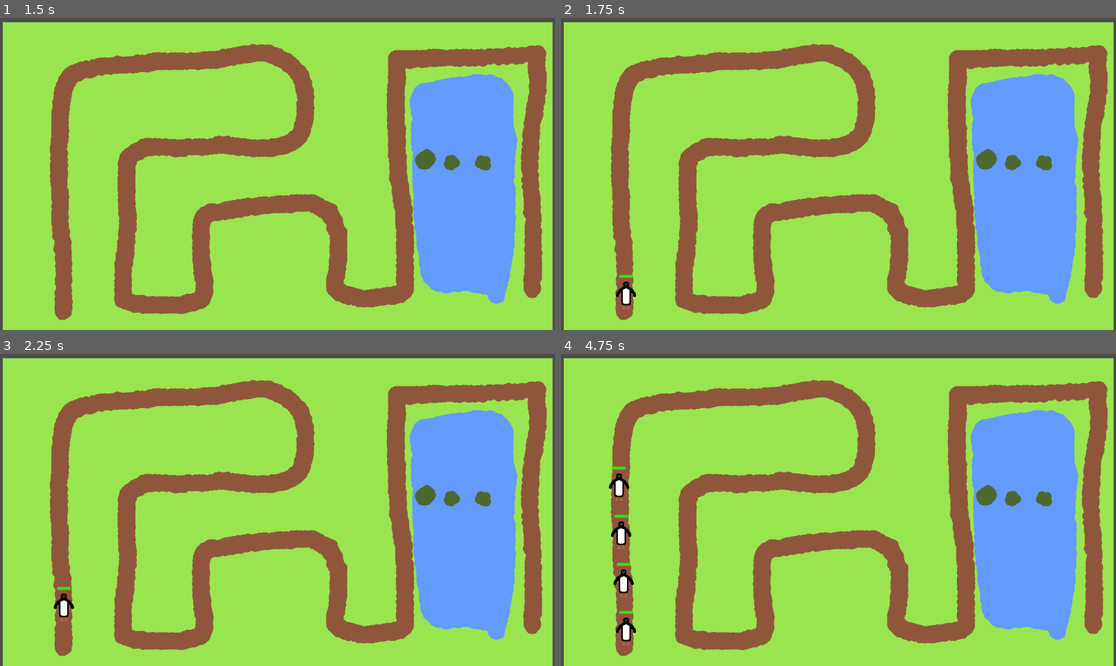
Above: before the commit, frames 1-4 (two rows, left to right).
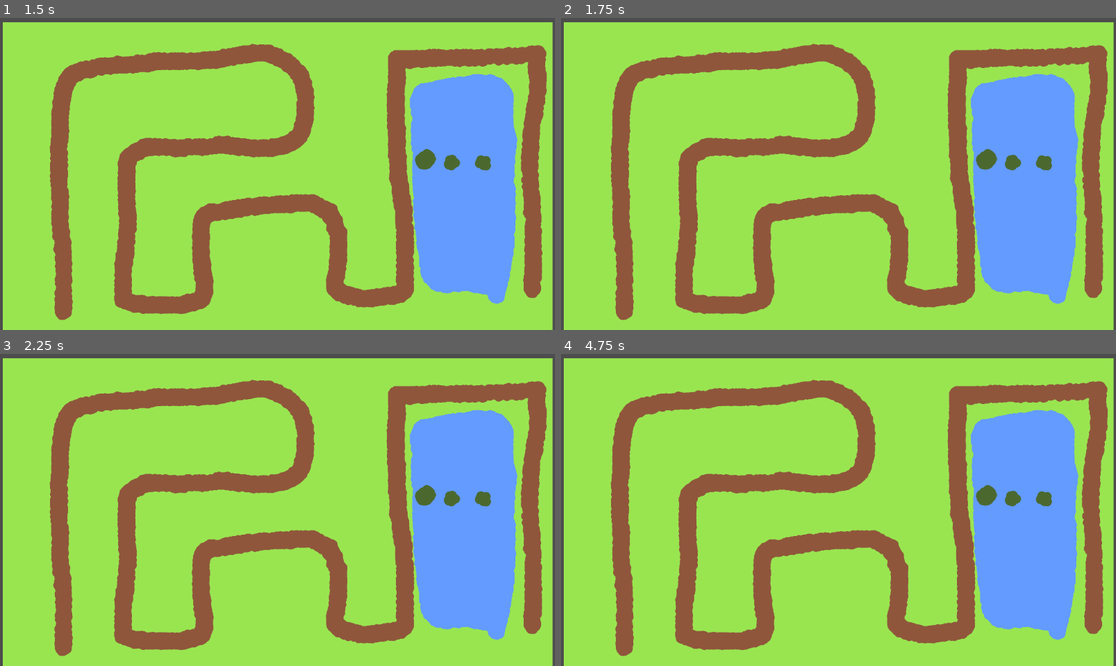
Above: after the commit, the same moments.

Repository: CrimsonCloak/pedwin
Game: Godot game, scene res://Scenes/demogame.tscn
The game is run twice, just before and just after one commit, with the same random seed, the same clock (stepped at 60 frames per second) and the same inputs.
Inputs (mouse positions are in pixels of both pictures, inside the frame that each line leads up to):
- Up to frame 1 (1.5 s): click "Start Pedwinvasion" at 0.5 s; tap Enter at 1.25 s; move the mouse to (399, 158) at 1.27 s; click (399, 158) at 1.42 s
- Up to frame 2 (1.75 s): no input
- Up to frame 3 (2.25 s): move the mouse to (166, 525) at 2.02 s; click (166, 525) at 2.17 s
- Up to frame 4 (4.75 s): move the mouse to (894, 441) at 2.77 s; click (894, 441) at 2.92 s; move the mouse to (810, 572) at 3.52 s; click (810, 572) at 3.67 s; move the mouse to (1005, 556) at 4.27 s; click (1005, 556) at 4.42 s

Frame 1 is identical in both runs. In frame 2, 0.2% of the frame differs, in the area x 9-14%, y 82-94%; in frame 3, 0.2%; in frame 4, 0.8%, in the area x 8-14%, y 36-94%.

Commit message:
Added primitive working healthbar to pedwins

Diff:
--- a/Scenes/demogame.tscn
+++ b/Scenes/demogame.tscn
@@ -1,7 +1,7 @@
 [gd_scene format=3 uid="uid://bhnqp8see2fnr"]
 
-[ext_resource type="Texture2D" uid="uid://cd1km3f1i5gd" path="res://Assets/Background.png" id="1_qxrlw"]
-[ext_resource type="Script" uid="uid://cur77xedsl4gn" path="res://Scripts/game.gd" id="1_wrm1d"]
+[ext_resource type="Script" uid="uid://cur77xedsl4gn" path="res://Scripts/game.gd" id="1_u22c3"]
+[ext_resource type="Texture2D" uid="uid://cd1km3f1i5gd" path="res://Assets/Background.png" id="2_8vyj5"]
 
 [sub_resource type="Curve2D" id="Curve2D_qxrlw"]
 _data = {
@@ -10,17 +10,18 @@
 point_count = 26
 
 [node name="Game" type="Node2D" unique_id=1903733899]
-script = ExtResource("1_wrm1d")
+script = ExtResource("1_u22c3")
 
 [node name="Background" type="Sprite2D" parent="." unique_id=1396405459]
 position = Vector2(576.6667, 330)
 scale = Vector2(0.59444445, 0.59444445)
-texture = ExtResource("1_qxrlw")
+texture = ExtResource("2_8vyj5")
 
 [node name="Path2D" type="Path2D" parent="." unique_id=1841170749]
 curve = SubResource("Curve2D_qxrlw")
 
 [node name="SpawnTimer" type="Timer" parent="." unique_id=1759072209]
+wait_time = 5.0
 
 [node name="StartButton" type="Button" parent="." unique_id=307434285]
 offset_left = 475.0
--- a/Scenes/pedwin.tscn
+++ b/Scenes/pedwin.tscn
@@ -3,7 +3,9 @@
 [ext_resource type="Texture2D" uid="uid://c3m2fo3leck3e" path="res://Assets/Pedwin/Pedwin1.png" id="1_ftnmm"]
 [ext_resource type="Script" uid="uid://bw52oqjtx07kv" path="res://Scripts/pedwin.gd" id="1_n05or"]
 [ext_resource type="Texture2D" uid="uid://ba146lhtoldgi" path="res://Assets/Pedwin/PedwinHealthBar.png" id="3_ovojk"]
-[ext_resource type="Script" uid="uid://ba0qplxsbvaiu" path="res://Scripts/health_bar.gd" id="3_vyeco"]
+
+[sub_resource type="RectangleShape2D" id="RectangleShape2D_ovojk"]
+size = Vector2(25, 57)
 
 [node name="Pedwin" type="PathFollow2D" unique_id=2063384244]
 rotates = false
@@ -13,14 +15,18 @@
 [node name="Sprite2D" type="Sprite2D" parent="." unique_id=8882922]
 texture = ExtResource("1_ftnmm")
 
-[node name="healthBar" type="TextureProgressBar" parent="." unique_id=590587986 node_paths=PackedStringArray("pedwin")]
+[node name="healthBar" type="TextureProgressBar" parent="." unique_id=590587986]
 offset_left = -16.0
 offset_top = -42.0
 offset_right = 16.0
 offset_bottom = -34.0
-fill_mode = 1
-texture_under = ExtResource("3_ovojk")
-texture_over = ExtResource("3_ovojk")
+pivot_offset = Vector2(-446, -8)
+max_value = 2.0
+value = 2.0
 texture_progress = ExtResource("3_ovojk")
-script = ExtResource("3_vyeco")
-pedwin = NodePath("..")
+
+[node name="Area2D" type="Area2D" parent="." unique_id=2031673272]
+
+[node name="CollisionShape2D" type="CollisionShape2D" parent="Area2D" unique_id=755035187]
+position = Vector2(0.5, 1.5)
+shape = SubResource("RectangleShape2D_ovojk")
--- a/Scripts/health_bar.gd
+++ b/Scripts/health_bar.gd
@@ -12,3 +12,6 @@
 
 func updateHealth():
 	value = pedwin.health * 100 / pedwin.maxHealth
+	print("Update health ran! Value: " + str(value) )
+	print("Pedwin Health:" + str(pedwin.health))
+	print("Pedwin MaxHealth:" + str(pedwin.maxHealth))
--- a/Scripts/pedwin.gd
+++ b/Scripts/pedwin.gd
@@ -1,13 +1,17 @@
 extends PathFollow2D
 @export var speed: float = 100.0
 @export var maxHealth: int = 2
-@onready var health: int = maxHealth
+@export var health: int
 
-signal healthChanged # For later
 # Called when the node enters the scene tree for the first time.
 func _ready() -> void:
-	pass
+	health = maxHealth
 
+func _input(event):
+	if event is InputEventMouseButton:
+		if event.button_index == MOUSE_BUTTON_LEFT and event.pressed:
+			if $Sprite2D.is_pixel_opaque(get_local_mouse_position()):
+				takedamage(1)
 
 # Called every frame. 'delta' is the elapsed time since the previous frame.
 func _process(delta: float) -> void:
@@ -15,5 +19,11 @@
 	if progress_ratio >= 1.0:
 		queue_free()
 
+func takedamage(damage: int) -> void:
+	health -= damage
+	update_health()
+	if health <= 0:
+		queue_free()
+
 func update_health():
-	var currentHealthPercentage = health / maxHealth
+	$healthBar.value = health
